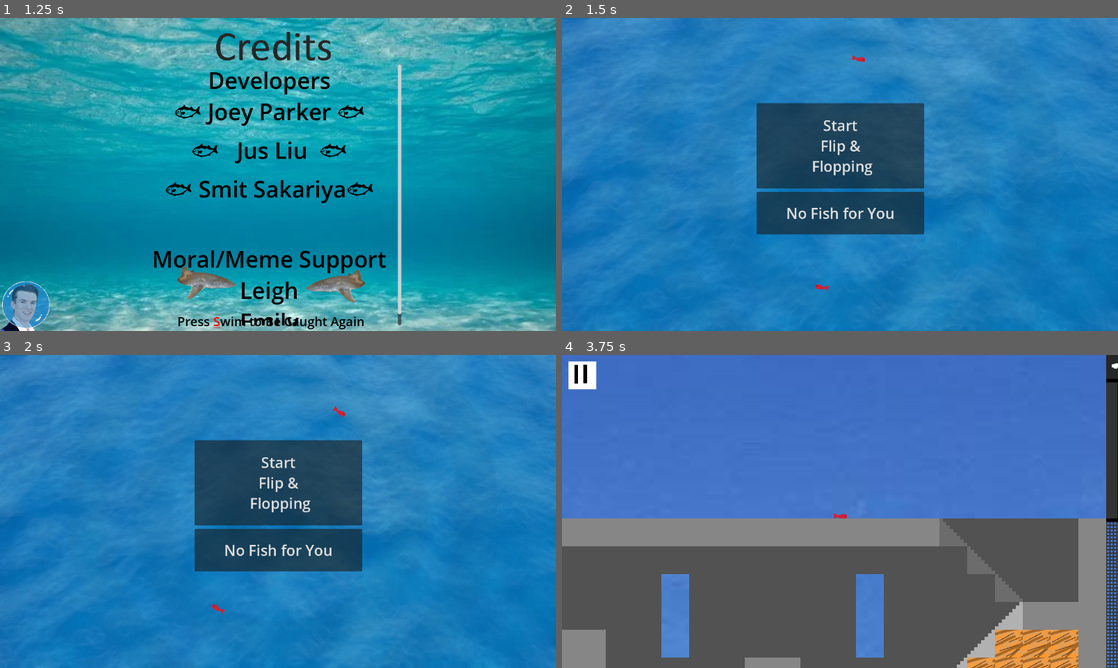
Above: before the commit, frames 1-4 (two rows, left to right).
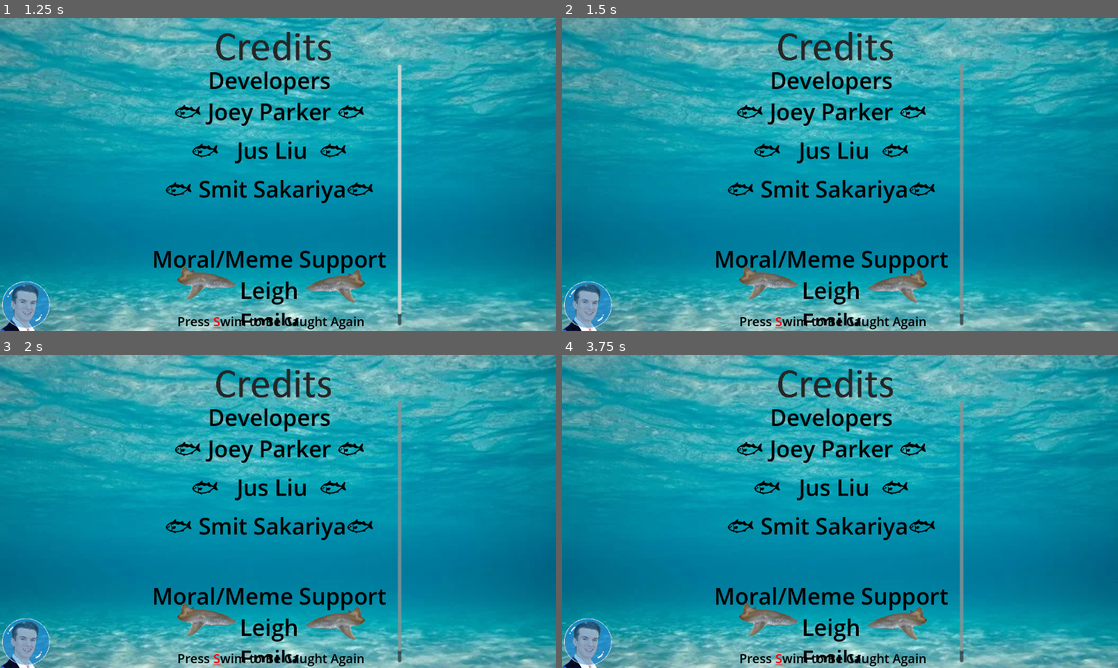
Above: after the commit, the same moments.

Repository: SweetFrontier/Fish
Game: Godot game, scene res://Scenes/Screens/CreditScreen.tscn
Two runs of this game, one before a commit and one after it. Both use one fixed random seed, a clock stepped at 60 frames per second and the inputs below. This scene is started directly instead of the project's main scene.
Inputs (mouse positions are in pixels of both pictures, inside the frame that each line leads up to):
- Up to frame 1 (1.25 s): tap Enter at 0.5 s; move the mouse to (400, 158) at 0.52 s; hold Left (ui_right) from 0.53 s (still down); hold F from 0.53 s (still down); click (400, 158) at 0.67 s
- Up to frame 2 (1.5 s): keep holding Left (ui_right); tap R (restart) at 1.25 s; move the mouse to (728, 190) at 1.27 s; release F at 1.28 s; tap F at 1.35 s
- Up to frame 3 (2 s): keep holding Left (ui_right)
- Up to frame 4 (3.75 s): release Left (ui_right) at 2 s; click (840, 483) at 2 s, where only the run before the commit has a clickable "Start Flip & Flopping"; move the mouse to (895, 442) at 2.77 s; hold Right (ui_left) 2.78-3.53 s; hold F 2.78-3.53 s; move the mouse to (812, 574) at 3.52 s; hold Left (ui_right) from 3.53 s (still down); tap F at 3.6 s; click (812, 574) at 3.67 s

Frame 1 is identical in both runs. In frame 2, 93% of the frame differs, in the area x 0-100%, y 0-100%; in frame 3, 93%; in frame 4, 100%.

Commit message:
Elevator Ending

Diff:
--- a/Scenes/Elevator.tscn
+++ b/Scenes/Elevator.tscn
@@ -7,6 +7,7 @@
 [ext_resource type="Texture2D" uid="uid://dym5tiye8h3sr" path="res://Art/Elevator/Grate.png" id="4_cooq1"]
 [ext_resource type="Texture2D" uid="uid://bhjbfqbccidat" path="res://Art/Elevator/Door.jpg" id="4_m6ahg"]
 [ext_resource type="Texture2D" uid="uid://6pn2pjgaptfl" path="res://Art/Elevator/DoorOrginal.png" id="5_lcev8"]
+[ext_resource type="AudioStream" uid="uid://cmhqvyky0jnu7" path="res://Sounds/Elevator/OpenTheDoor.mp3" id="8_lrtm7"]
 
 [sub_resource type="RectangleShape2D" id="RectangleShape2D_lswfj"]
 size = Vector2(121, 312)
@@ -29,6 +30,34 @@
 "transitions": PackedFloat32Array(1, 1),
 "update": 0,
 "values": [Vector2(0, 0), Vector2(0, 1922)]
+}
+tracks/1/type = "method"
+tracks/1/imported = false
+tracks/1/enabled = true
+tracks/1/path = NodePath("Elevator")
+tracks/1/interp = 1
+tracks/1/loop_wrap = true
+tracks/1/keys = {
+"times": PackedFloat32Array(30),
+"transitions": PackedFloat32Array(1),
+"values": [{
+"args": [],
+"method": &"audio_start"
+}]
+}
+tracks/2/type = "method"
+tracks/2/imported = false
+tracks/2/enabled = true
+tracks/2/path = NodePath("Elevator")
+tracks/2/interp = 1
+tracks/2/loop_wrap = true
+tracks/2/keys = {
+"times": PackedFloat32Array(30),
+"transitions": PackedFloat32Array(1),
+"values": [{
+"args": [],
+"method": &"elevator_finished"
+}]
 }
 
 [sub_resource type="AnimationLibrary" id="AnimationLibrary_rb1kc"]
@@ -111,6 +140,10 @@
 
 [node name="MemeWall" type="Node" parent="."]
 
+[node name="AudioStreamPlayer" type="AudioStreamPlayer" parent="."]
+stream = ExtResource("8_lrtm7")
+
 [connection signal="body_shape_entered" from="Elevator" to="Elevator" method="_on_body_shape_entered"]
 [connection signal="body_shape_exited" from="Elevator" to="Elevator" method="_on_body_shape_exited"]
 [connection signal="animation_finished" from="AnimationPlayer" to="Elevator" method="_on_animation_player_animation_finished"]
+[connection signal="finished" from="AudioStreamPlayer" to="Elevator" method="_on_audio_stream_player_2d_finished"]
--- a/Scripts/Credit.gd
+++ b/Scripts/Credit.gd
@@ -2,5 +2,5 @@
 
 
 func _input(event):
-	if (Input.is_key_pressed(KEY_R)):
+	if (Input.is_key_pressed(KEY_S)):
 		get_tree().change_scene_to_file("res://Scenes/Screens/MainMenu.tscn")
--- a/Scripts/Elevator.gd
+++ b/Scripts/Elevator.gd
@@ -31,6 +31,14 @@
 		fish_here = false
 
 
-func _on_animation_player_animation_finished(anim_name: StringName) -> void:
-	if (anim_name == "level_down"):
+func elevator_finished() -> void:
 		$Node.visible = true
+
+
+func audio_start():
+	$"../AudioStreamPlayer".play(0)
+
+
+func _on_audio_stream_player_2d_finished() -> void:
+	await get_tree().create_timer(2.0).timeout
+	get_tree().change_scene_to_file("res://Scenes/Screens/CreditScreen.tscn")
Not shown: 1 places in Scenes/Elevator.tscn that only renumber resources
Not shown, added: Sounds/Elevator/OpenTheDoor.mp3.import
Not shown, added: Sounds/Elevator/OpenTheDoor.mp3
